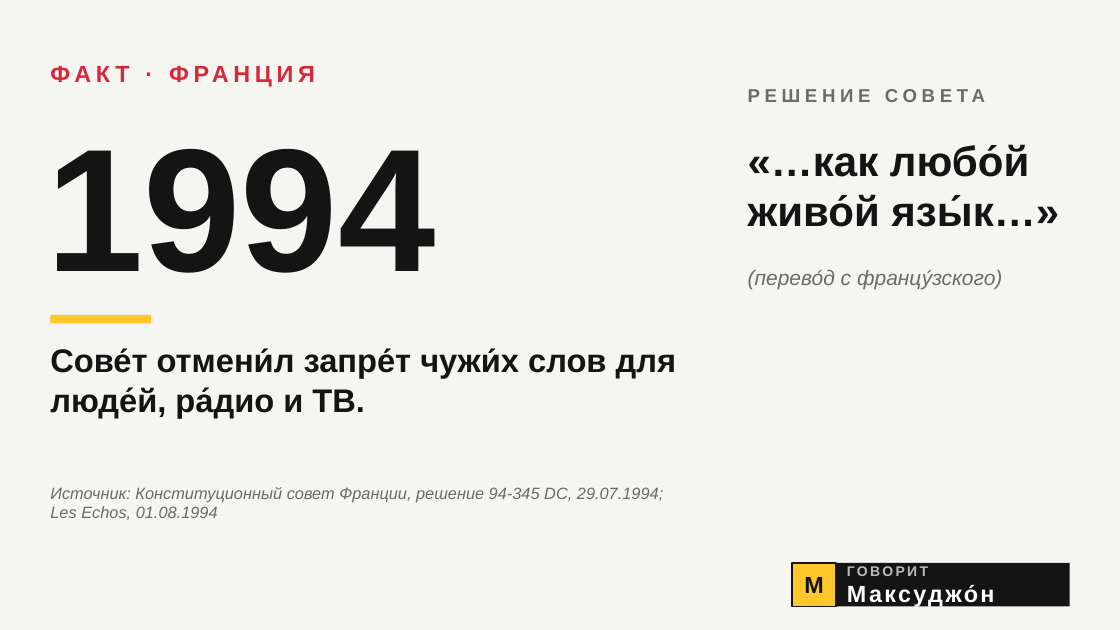
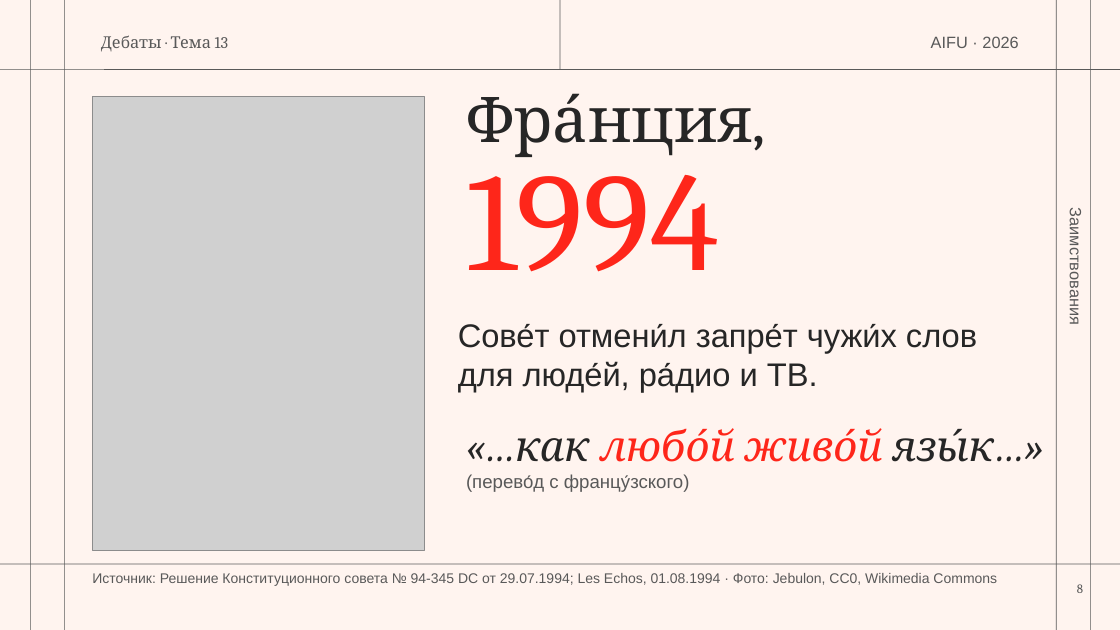
Before and after one commit to maqsudjon-cell/mp, a slide deck: slide 8 of show/files/zaimstvovaniya.pptx (slide 14 before the commit). Drawn at 1120x630 pixels with LibreOffice and Linux fonts; fonts in the diff are those of the drawing; grey boxes stand for pictures. Boxes give left, top, right and bottom in pixels: in the first picture for what was removed or moved away, otherwise in the second. Text is boxed around its words. In the diff, an @@ line names an element or a change of style, - is before the commit and + after.

```diff
--- a/show/files/zaimstvovaniya.pptx
+++ b/show/files/zaimstvovaniya.pptx
@@ background #F5F5F2 to #FFF4EF @@
@@ line added from (30, 0) to (30, 630), #595959 0.5 pt @@
@@ line added from (65, 0) to (65, 630), #595959 0.5 pt @@
@@ line added from (560, 0) to (560, 70), #595959 0.5 pt @@
@@ line added from (1056, 0) to (1056, 630), #595959 0.5 pt @@
@@ line added from (1091, 0) to (1091, 630), #595959 0.5 pt @@
@@ text removed at (x1=50, y1=59, x2=386, y2=97) @@
-ФАКТ · ФРАНЦИЯ
@@ text added at (x1=101, y1=35, x2=228, y2=52), 14 pt, text #595959 @@
+Дебаты · Тема 13
@@ text added at (x1=931, y1=36, x2=1018, y2=48), 14 pt, text #595959 @@
+AIFU · 2026
@@ line added from (0, 70) to (1120, 70), #595959 0.5 pt @@
@@ text "Фра́нция," moved from (x1=46, y1=149, x2=435, y2=273) to (x1=466, y1=93, x2=753, y2=272) @@
@@ text "Фра́нция," at (x1=466, y1=93, x2=753, y2=272): vertical alignment middle to top @@
@@ picture added at (x1=92, y1=97, x2=424, y2=550) @@
@@ text at (x1=466, y1=93, x2=753, y2=157): paragraph added @@
+Фра́нция,
@@ text at (x1=466, y1=141, x2=719, y2=272): size 150 to 120 pt, font Arial to Cambria, text colour #141414 to #FE261A, bold off in "1994"; line spacing 1 to 0.85 @@
@@ text added at (x1=1066, y1=219, x2=1084, y2=322), 14 pt, text #595959 @@
+Заимствования
@@ text removed at (x1=748, y1=270, x2=1002, y2=290) @@
-(перево́д с францу́зского)
@@ rectangle removed at (x1=50, y1=315, x2=151, y2=323) @@
@@ text "Сове́т отмени́л запре́т чужи́х слов ..." moved from (x1=50, y1=348, x2=677, y2=417) to (x1=458, y1=324, x2=977, y2=392) @@
@@ text "Сове́т отмени́л запре́т чужи́х слов ..." at (x1=458, y1=324, x2=977, y2=392): text colour #141414 to #262626, bold off @@
@@ text "«…как любо́й живо́й язы́к…»" moved from (x1=748, y1=144, x2=1059, y2=227) to (x1=466, y1=428, x2=994, y2=492) @@
@@ text at (x1=515, y1=428, x2=994, y2=462): font Arial to Cambria, bold off, italic on in "«…как любо́й живо́й язы́к…»"; text colour #141414 to #262626 in "«…как язы́к…»"; text colour #141414 to #FE261A in "любо́й живо́й" @@
@@ text at (x1=466, y1=474, x2=689, y2=492): paragraph added @@
+(перево́д с францу́зского)
@@ text removed at (x1=416, y1=490, x2=484, y2=503) @@
-РЕШЕНИЕ СОВЕТА
@@ line added from (0, 564) to (1120, 564), #595959 0.5 pt @@
@@ rectangle removed at (x1=792, y1=563, x2=1070, y2=607) @@
@@ rectangle removed at (x1=792, y1=563, x2=836, y2=607) @@
@@ text removed at (x1=847, y1=566, x2=994, y2=607) @@
-ГОВОРИТ Максуджо́н
@@ text at (x1=92, y1=573, x2=997, y2=586): text changed; size 14 to 12 pt; text colour #6B6B6B to #595959; italic off @@
-Источник: Конституционный совет Франции, решение 94-345 DC, 29.07.1994; Les Echos, 01.08.1994
+Источник: Решение Конституционного совета № 94-345 DC от 29.07.1994; Les Echos, 01.08.1994 · Фото: Jebulon, CC0, Wikimedia Commons
@@ text removed at (x1=804, y1=577, x2=823, y2=593) @@
-М
@@ page number added at (x1=1077, y1=584, x2=1083, y2=593), 11 pt, text #595959 @@
+8
```
Also in this commit, not shown: 2 other slides changed, 9 slides added, 17 slides removed, 14 other files.
